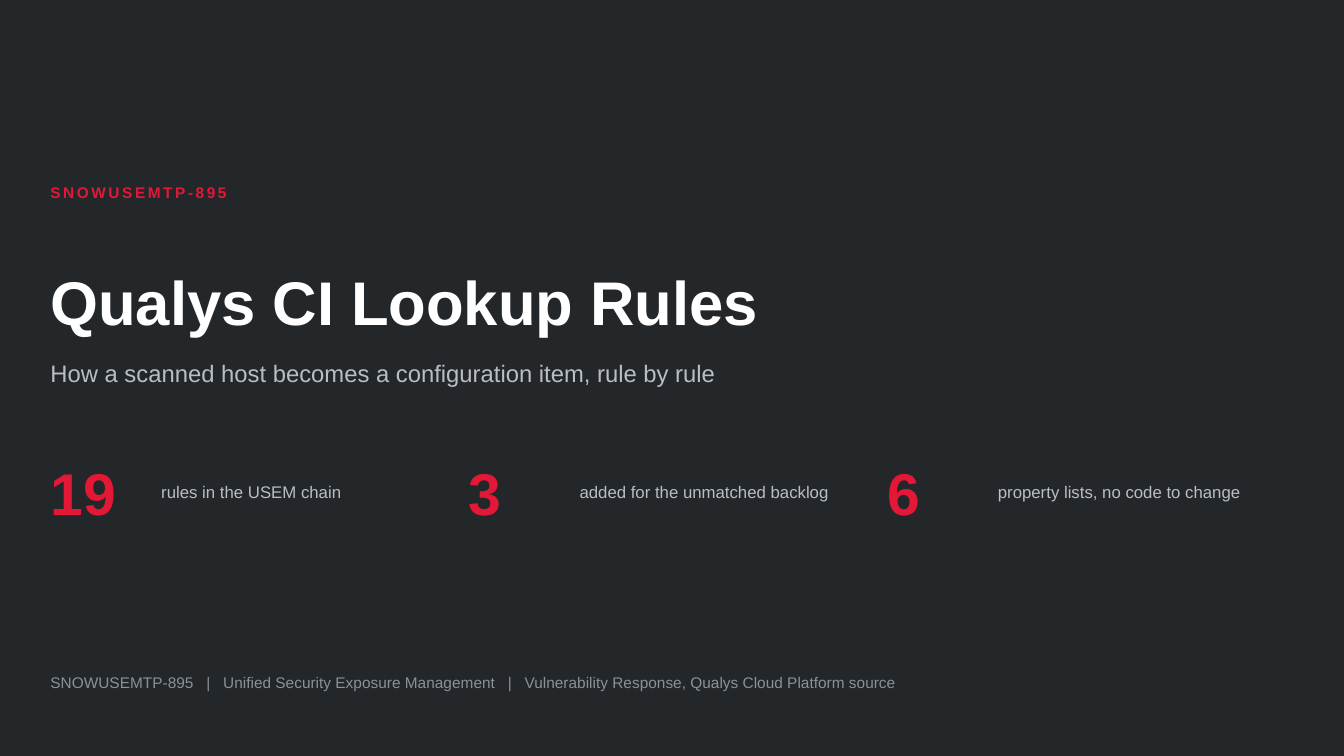
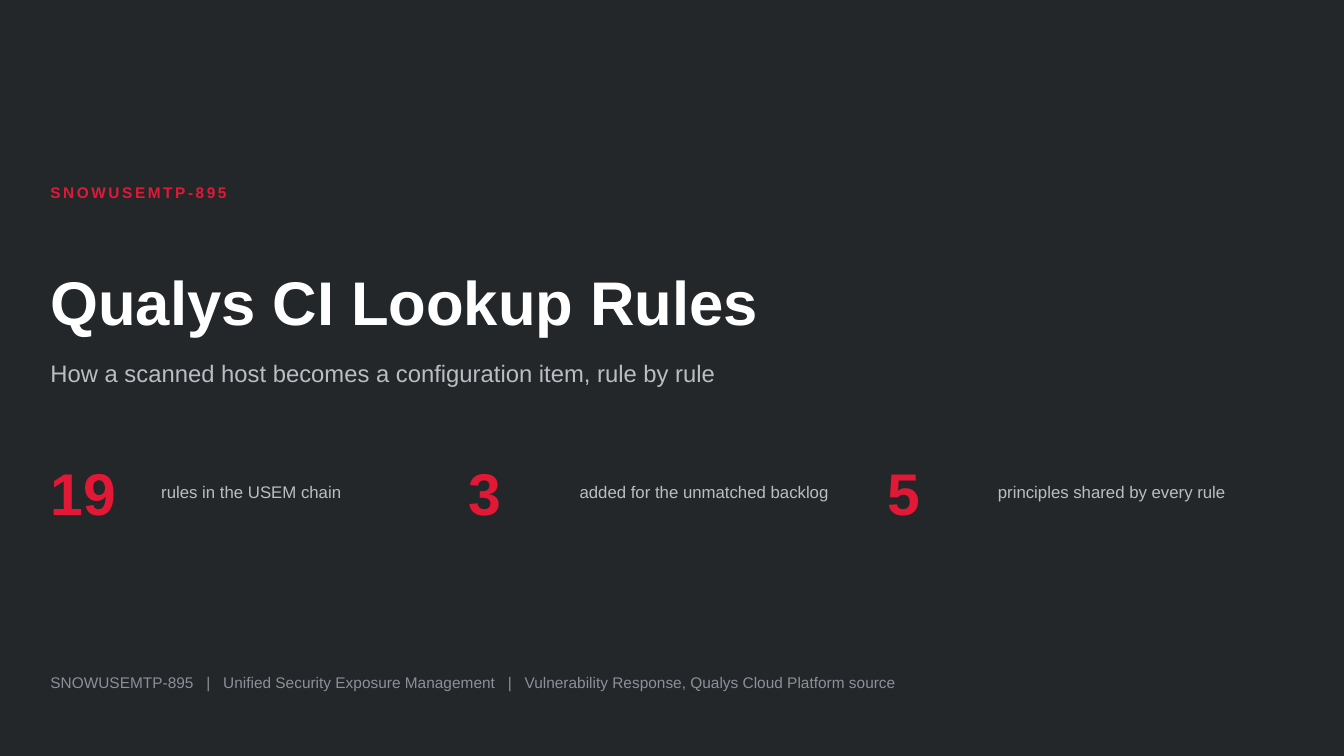
Before and after one commit to singhmihir/py, a slide deck: slide 1 of stories/qualys-ci-lookup-rules/Qualys CI Lookup Rules - Technical Walkthrough.pptx. Drawn at 1344x756 pixels with LibreOffice and Linux fonts; fonts in the diff are those of the drawing. Boxes give left, top, right and bottom in pixels: in the first picture for what was removed or moved away, otherwise in the second. Text is boxed around its words. In the diff, an @@ line names an element or a change of style, - is before the commit and + after.

```diff
--- a/stories/qualys-ci-lookup-rules/Qualys CI Lookup Rules - Technical Walkthrough.pptx
+++ b/stories/qualys-ci-lookup-rules/Qualys CI Lookup Rules - Technical Walkthrough.pptx
@@ text at (x1=887, y1=474, x2=920, y2=516): text changed @@
-6
+5
@@ text at (x1=998, y1=486, x2=1225, y2=502): text changed @@
-property lists, no code to change
+principles shared by every rule
```
Also in this commit, not shown: 7 other slides changed, 18 other files.
